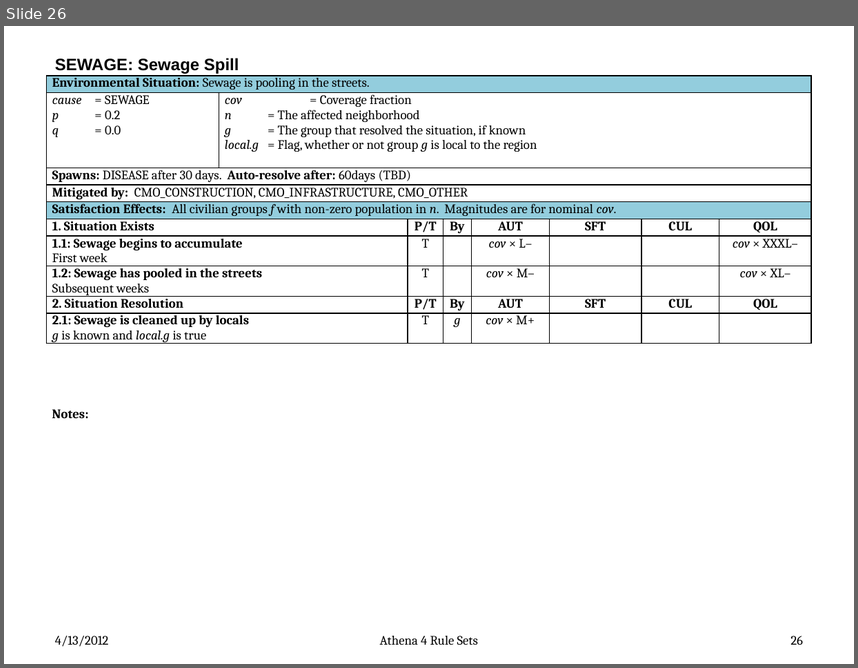
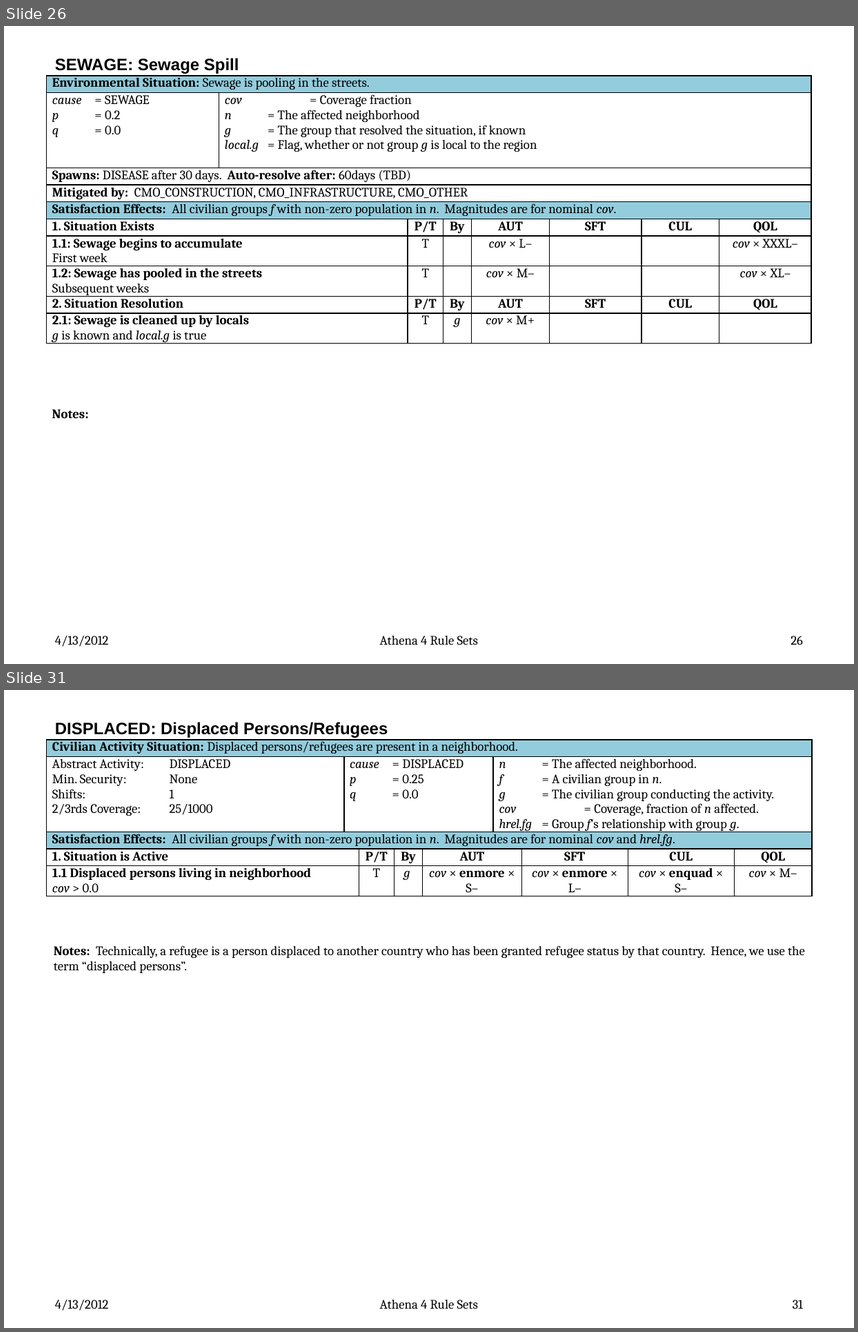
Before and after one commit to AthenaModel/athena-legacy, a slide deck: docs/dev/rules.pptx. Shown one above the other, each under a label of ours: slide 26 before the commit, slides 26 and 31 after it; the slides between them are not shown. The pictures are 858x668 and 858x1332 pixels, drawn with LibreOffice and Linux fonts; fonts in the diff are those of the drawing. Boxes give left, top, right and bottom in pixels: in the first picture for what was removed or moved away, otherwise in the second. Text is boxed around its words. In the diff, an @@ line names an element or a change of style, - is before the commit and + after.

```diff
--- a/docs/dev/rules.pptx
+++ b/docs/dev/rules.pptx
@@ slide 31 added at bbox=[4, 690, 854, 1328], background #FFFFFF @@
@@ title added at bbox=[55, 722, 388, 738], 14 pt, text #000000, bold @@
+DISPLACED: Displaced Persons/Refugees
@@ table added at bbox=[47, 739, 811, 899], 5 rows, 9 columns @@
+Civilian Activity Situation: Displaced persons/refugees are present in a neighborhood. |  |  |  |  |  |  |  | 
+Abstract Activity: DISPLACED / Min. Security: None / Shifts: 1 / 2/3rds Coverage: 25/1000 | cause = DISPLACED / p = 0.25 / q = 0.0 |  |  |  | n = The affected neighborhood. / f = A civilian group in n. / g = The civilian group conducting the activity. / cov = Coverage, fraction of n affected. / hrel.fg = Group f’s relationship with group g. |  |  | 
+Satisfaction Effects: All civilian groups f with non-zero population in n. Magnitudes are for nominal cov and hrel.fg. |  |  |  |  |  |  |  | 
+1. Situation is Active |  | P/T | By | AUT |  | SFT | CUL | QOL
+1.1 Displaced persons living in neighborhood / cov > 0.0 |  | T | g | cov × enmore × / S– |  | cov × enmore × / L– | cov × enquad × / S– | cov × M–
@@ text added at bbox=[54, 945, 805, 973], 11 pt, text #000000 @@
+Notes: Technically, a refugee is a person displaced to another country who has been granted refugee status by that country. Hence, we use the term “displaced persons”.
@@ text added at bbox=[55, 1299, 109, 1310], 11 pt, text #000000 @@
+4/13/2012
@@ text added at bbox=[380, 1299, 478, 1309], 11 pt, text #000000 @@
+Athena 4 Rule Sets
@@ page number added at bbox=[793, 1299, 803, 1308], 11 pt, text #000000 @@
+31
```
Also in this commit, not shown: 24 other slides added.
